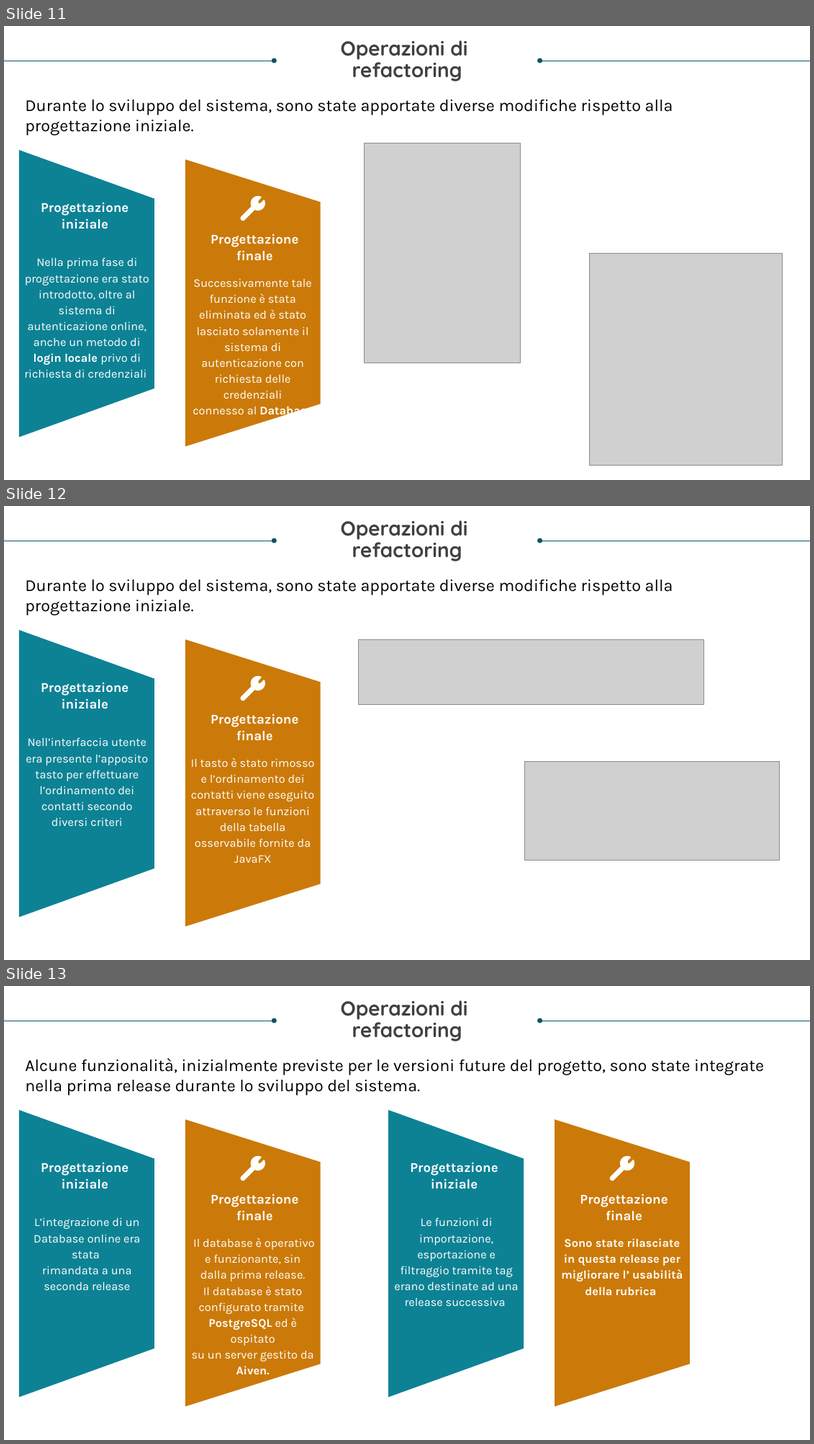
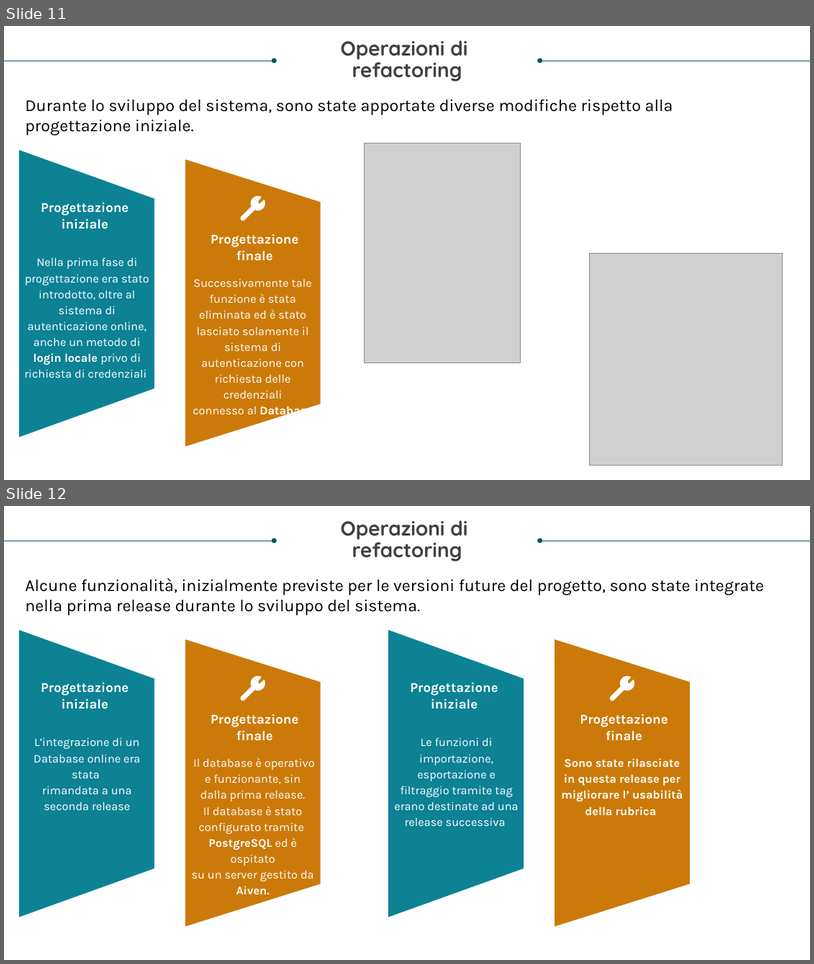
Before and after one commit to CupoMeridio/Rubrica-per-PC---Ingegneria-del-software-2024-2025---UNISA, a slide deck: Documentazione/Analisi del progetto.ppsx. Shown one above the other, each under a label of ours: slides 11, 12 and 13 before the commit, slides 11 and 12 after it. The pictures are 814x1444 and 814x964 pixels, drawn with LibreOffice and Linux fonts; fonts in the diff are those of the drawing; grey boxes stand for pictures. Boxes give left, top, right and bottom in pixels: in the first picture for what was removed or moved away, otherwise in the second. Text is boxed around its words. In the diff, an @@ line names an element or a change of style, - is before the commit and + after.

Commit message:
Presentazione progetto

```diff
--- a/Documentazione/Analisi del progetto.ppsx
+++ b/Documentazione/Analisi del progetto.ppsx
@@ slide 12 removed at (4,506,810,960), background #FFFFFF @@
@@ text removed at (341,520,468,561) @@
-Operazioni di
-refactoring
@@ arrow removed from (4, 541) to (275, 541) @@
@@ arrow removed from (810, 541) to (540, 541) @@
@@ text removed at (25,579,674,615) @@
-Durante lo sviluppo del sistema, sono state apportate diverse modifiche rispetto alla progettazione iniziale.
@@ trapezoid removed at (19,630,154,917) @@
@@ trapezoid removed at (185,640,320,926) @@
@@ picture removed at (358,640,704,705) @@
@@ freeform shape removed at (241,676,265,701) @@
@@ text removed at (41,682,129,709) @@
-Progettazione iniziale
@@ text removed at (211,713,298,741) @@
-Progettazione
-finale
@@ text removed at (26,737,149,826) @@
-Nell’interfaccia utente era presente l’apposito tasto per effettuare l’ordinamento dei contatti secondo diversi criteri
@@ text removed at (191,757,314,847) @@
-Il tasto è stato rimosso e l’ordinamento dei contatti viene eseguito attraverso le funzioni della tabella osservabile fornite da JavaFX
@@ picture removed at (525,762,780,860) @@
@@ what was slide 13 is now slide 12 @@
```
